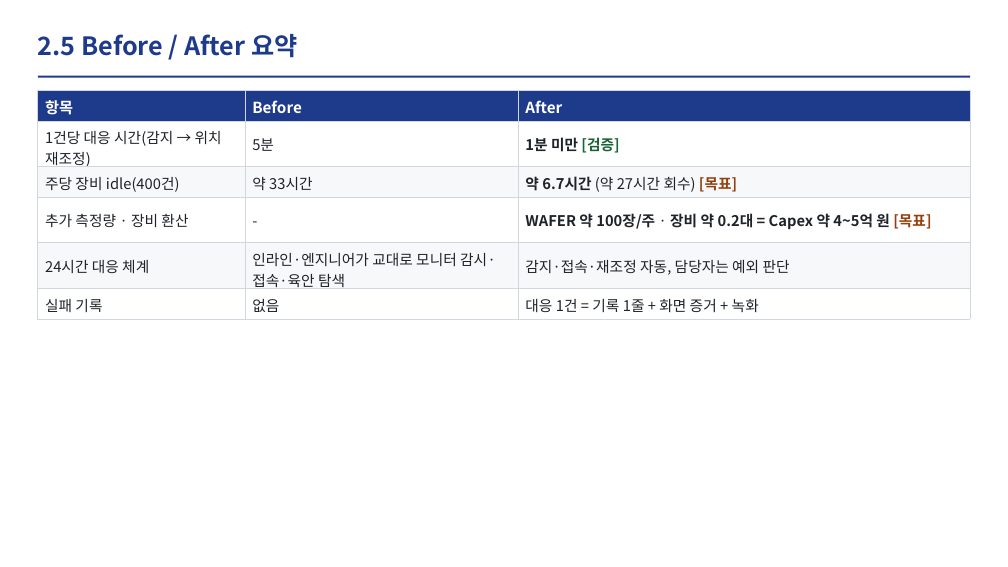
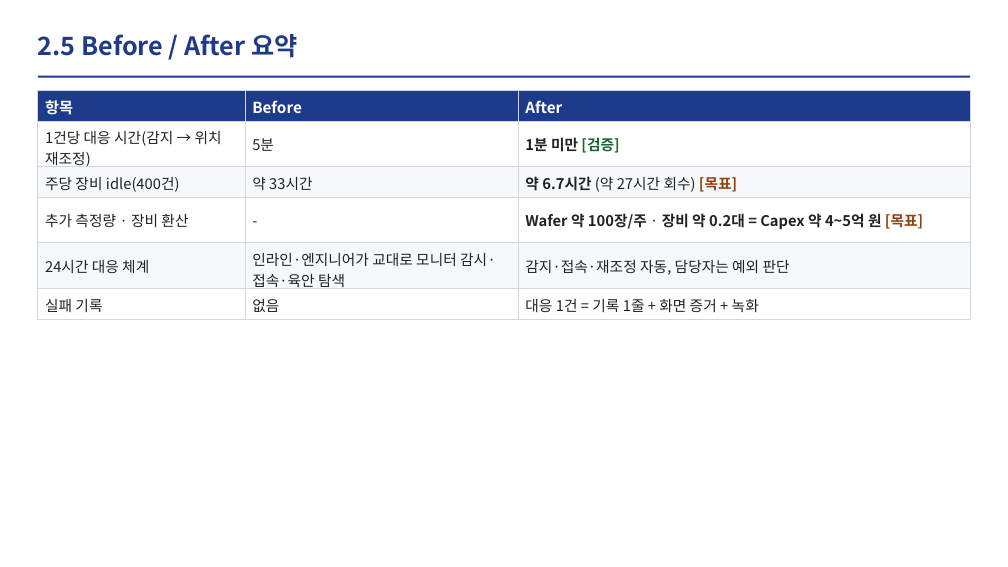
Before and after one commit to DarrenKoi/auto_recipe_creator, a slide deck: slide 6 of docs/project_progress/img/07/07_slides.pptx. Drawn at 1008x567 pixels with LibreOffice and Linux fonts; fonts in the diff are those of the drawing. Boxes give left, top, right and bottom in pixels: in the first picture for what was removed or moved away, otherwise in the second. Text is boxed around its words. In the diff, an @@ line names an element or a change of style, - is before the commit and + after.

```diff
--- a/docs/project_progress/img/07/07_slides.pptx
+++ b/docs/project_progress/img/07/07_slides.pptx
@@ table at [38,91,970,316] @@
-row 4, column 3: WAFER 약 100장/주 · 장비 약 0.2대 = Capex 약 4~5억 원 [목표]
+row 4, column 3: Wafer 약 100장/주 · 장비 약 0.2대 = Capex 약 4~5억 원 [목표]
```
Also in this commit, not shown: 2 other slides changed, 6 other files.
